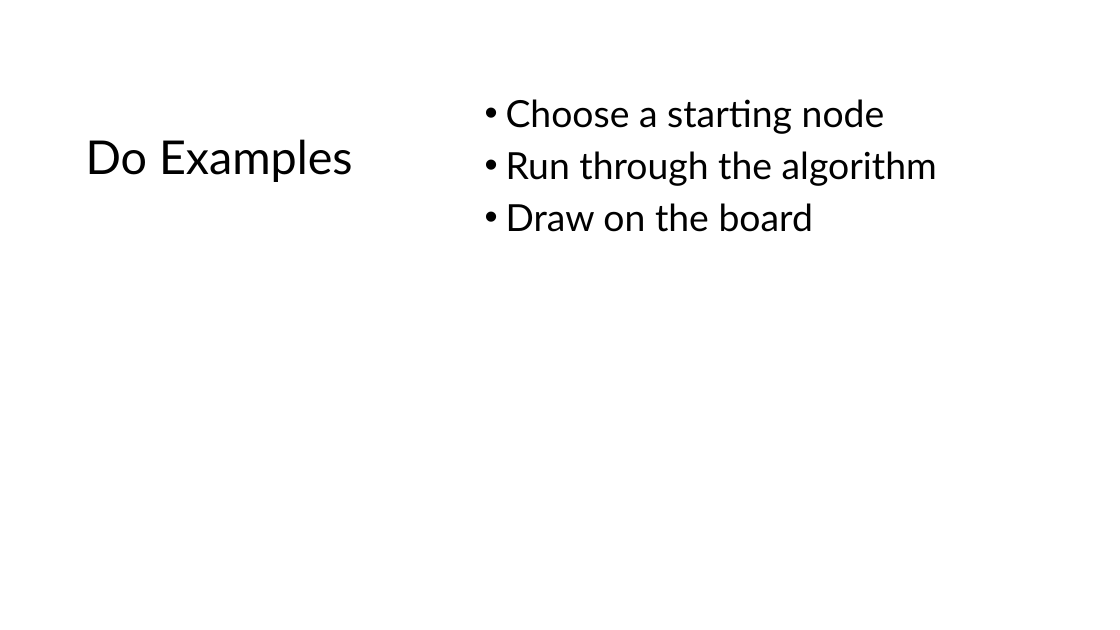
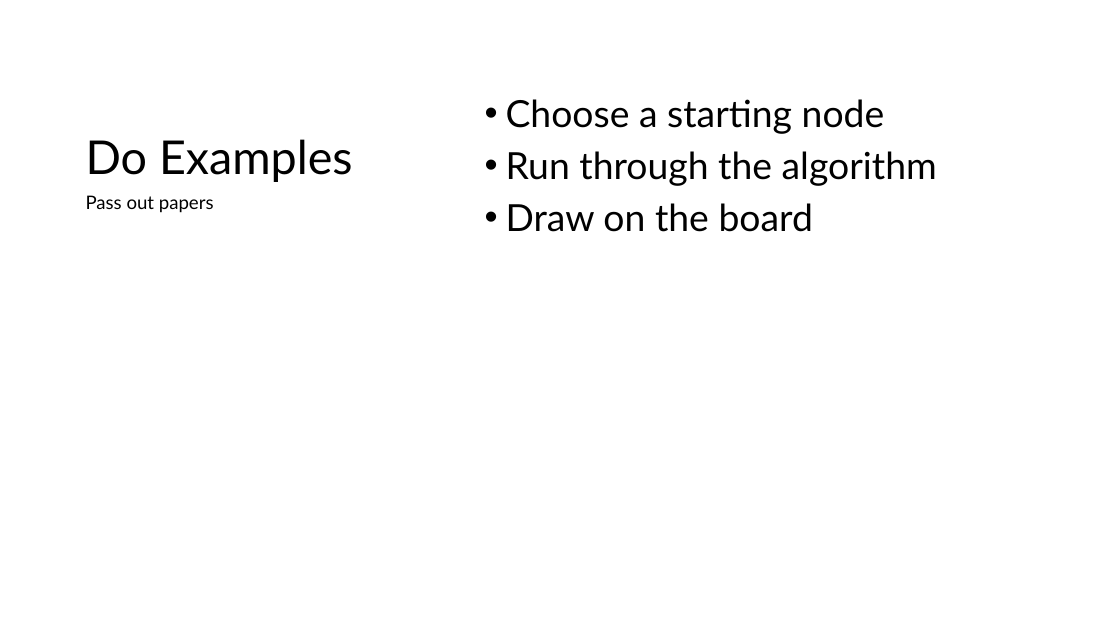
Before and after one commit to SMC-CS-374-Sp26/Unit-2-Data-Structures, a slide deck: slide 30 of BFS-DFS.pptx (slide 29 before the commit). Drawn at 1120x630 pixels with LibreOffice and Linux fonts; fonts in the diff are those of the drawing. Boxes give left, top, right and bottom in pixels: in the first picture for what was removed or moved away, otherwise in the second. Text is boxed around its words. In the diff, an @@ line names an element or a change of style, - is before the commit and + after.

```diff
--- a/BFS-DFS.pptx
+++ b/BFS-DFS.pptx
@@ text added at (86, 195, 214, 213), 16 pt, text #000000 @@
+Pass out papers
```
Also in this commit, not shown: 5 slides added, 1 other file.
